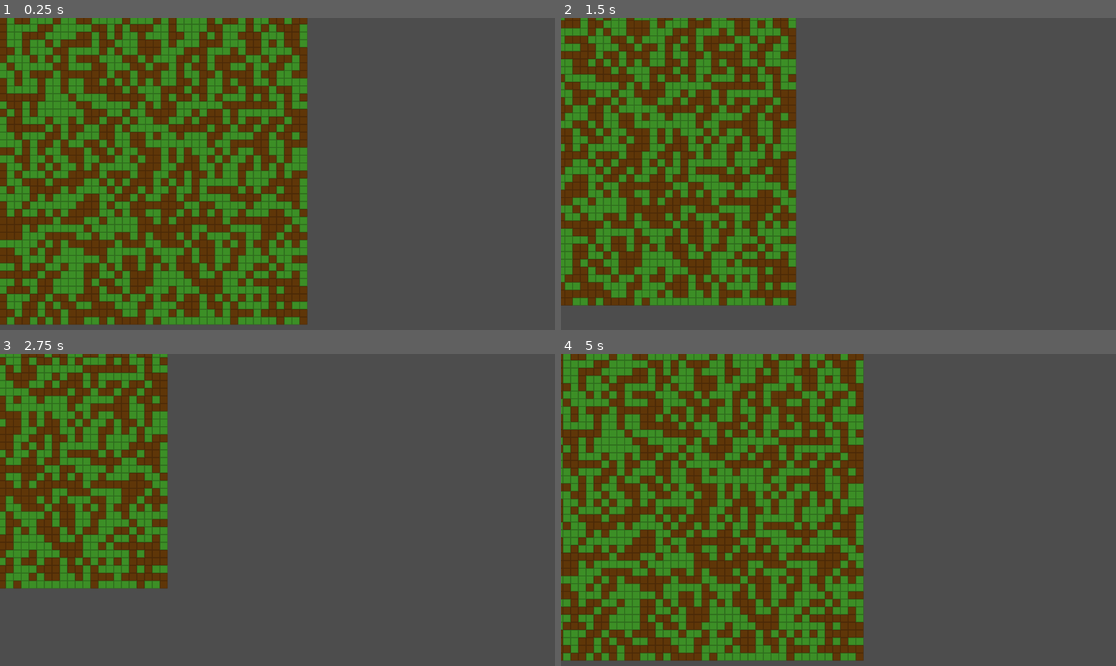
Above: before the commit, frames 1-4 (two rows, left to right).
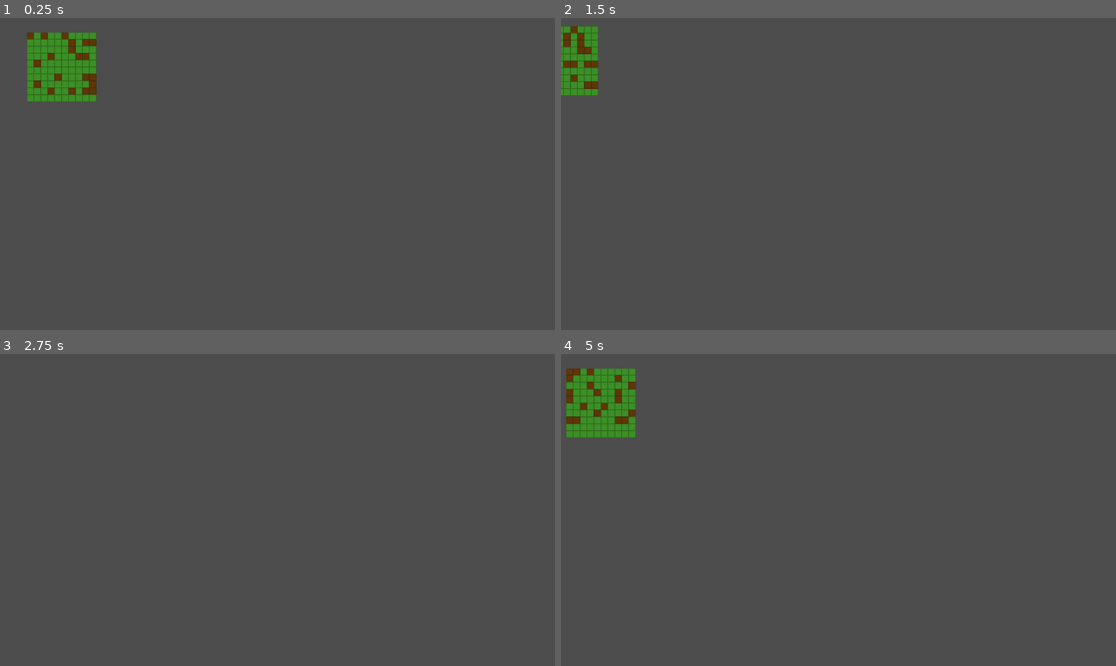
Above: after the commit, the same moments.

Repository: notfennecks/Godot2DProceduralGeneration
Game: Godot game, scene res://main.tscn
Two runs of this game, one before a commit and one after it. Both use one fixed random seed, a clock stepped at 60 frames per second and the inputs below. Before the commit the project has no main scene; this scene is started directly in both runs.
Inputs:
- Up to frame 1 (0.25 s): no input
- Up to frame 2 (1.5 s): hold Right (ui_right) 0.53-1.28 s; hold Down (ui_down) from 1.28 s (still down)
- Up to frame 3 (2.75 s): release Down (ui_down) at 2.03 s; hold Right (ui_right) from 2.03 s (still down)
- Up to frame 4 (5 s): release Right (ui_right) at 2.78 s; hold Up (ui_up) 2.78-3.53 s; hold Left (ui_left) from 3.53 s (still down)

The runs differ from the first frame. In frame 1, 53% of the frame differs, in the area x 0-56%, y 0-99%; in frame 2, 39%; in frame 3, 23%; in frame 4, 53%.

Commit message:
Added video file

Diff:
--- a/GodotFinalProject/DisplayMap.gd
+++ b/GodotFinalProject/DisplayMap.gd
@@ -1,33 +1,25 @@
 extends TileMap
 
 func _ready():
-	randomize()
-	var map: Array = []
-	for y in range(40):
-		var row: Array = []
-		for x in range(40):
-			row.append(randi() % 2)
-		map.append(row)
-	update_tilemap(map)
+	pass
 
 # Update the TileMap based on the individual's map
 func update_tilemap(individual: Array):
 	print("Updating tilemap...")
-	for y in range(40):
-		for x in range(40):
+	for y in range(individual.size()):
+		for x in range(individual[0].size()):
 			var tile_index = individual[y][x]
-			#Sets grass block
-			print("Setting: ", tile_index, " block at x: ", y, " y: ", x)
+			#print("Setting: ", tile_index, " block at x: ", x, " y: ", y) #Solely used for debugging set_cell()
 			match tile_index:
-				0: #Grass block
+				0: #Grass block (walkable)
 					set_cell(0, Vector2i(x, y), 0, Vector2i(0, 0))
-				1: #Dirt block
+				1: #Dirt block (wall)
 					set_cell(0, Vector2i(x, y), 0, Vector2i(1, 0))
-				3: #Water block
+				3: #Water block (walkable: slowed movement)
 					break
-				4: #Gravel block
+				4: #Gravel block (walkable: show main paths)
 					break
-				5: #Rock block
+				5: #Rock block (wall: decoration)
 					break
 				_:
 					#Nothing matches
--- a/GodotFinalProject/Main.gd
+++ b/GodotFinalProject/Main.gd
@@ -3,18 +3,22 @@
 #Assumes the player is a 1v1 object
 
 #Map dimensions
-var map_width := 40
-var map_height := 40
+var map_width := 10
+var map_height := 10
+
+@onready var tilemap: TileMap = $TileMap
 
 # Genetic algorithm parameters
-var population_size := 10
-var mutation_rate := 0.1
-var generations := 100
+var population_size := 15 #Number of individuals(maps) in each generation
+var mutation_rate := 0.3 #10% of the time
+var generations := 100 #Number of total generations
 var population := []
 
 func _ready():
+	randomize() #Seed random generator for different values each time
 	var generated_individual: Array = create_individual()
-	#Call update_tilemap() with the generated_individual
+	tilemap.update_tilemap(generated_individual)
+	generate() #Start the "natural selection" process
 
 # Generate a completely random individual (map)
 func create_individual() -> Array:
@@ -22,36 +26,262 @@
 	for y in range(map_height):
 		var row := []
 		for x in range(map_width):
-			row.append(randi() % 2)  # 0 for grass, 1 for dirt
+			var val = randi() % 6
+			if val > 0:
+				row.append(0)  # 0 for grass, 1 for dirt
+			else:
+				row.append(1)
 		individual.append(row)
 	return individual
 
 # Evaluate the fitness of an individual
 func fitness(individual: Array) -> float:
-	var dirt_count := 0
+	#Criteria for evaluting fitness:
+	var total_fitness: float
+
+	#Desnity of walls - 30% strength on end fitness score
+	var dirt_count: int = 0
 	for row in individual:
-		dirt_count += row.count(1)
-	#basically the percentage of dirt within the map (want to change)
-	return float(dirt_count) / float(map_width * map_height)
+		dirt_count += row.count(1)  # Counts the dirt walls
+	var dirt_density: float = dirt_count / pow(individual.size(), 2) #Percentage of dirt walls
+	var dirt_fitness: float = 1.0 - dirt_density # % of total dirt cells
+
+	#Connectivity: Maps with better paths between key points 70% strength on end fitness score
+	# Find a random walkable point along the edge of the map
+#	var start_point = find_random_edge_point(individual, 0)
+#
+#	# Find a random walkable point on the opposite edge of the map
+#	var end_point = find_random_opposite_edge_point(individual, 0, start_point)
+#
+#	# Calculate the distance between the two points using A*
+#	var distance = find_path(individual, start_point, end_point)
+#
+#	#Calculate fitness score for connectivity
+#	var distance_fitness: float
+#	var threshold_distance: float = sqrt(pow(map_width, 2) + pow(map_height, 2)) * 2
+#	var max_pos_distance: float = (map_width * map_height) - 1
+#	if distance == -1.0:
+#		distance_fitness = 0
+#	else:
+#		distance_fitness = max_pos_distance / distance
+#		if distance > threshold_distance: #We are traveling to far (not good)
+#			distance_fitness /= 2
+#
+#	# Return a fitness value based on the distance
+#	total_fitness = (dirt_fitness * 0.3) + (distance_fitness * 0.7)
+
+	return dirt_fitness
+
+# A* pathfinding algorithm for finding distance between two points on the map using a 2D array
+func find_path(map: Array, start: Vector2, end: Vector2) -> float:
+	var open_set: Array = [start]
+	var came_from: Dictionary = {}
+	var g_score: Dictionary = {start: 0}
+	var f_score: Dictionary = {start: start.distance_to(end)}
+
+	while open_set.size() > 0:
+		var current: Vector2 = get_lowest_f_score(open_set, f_score)
+		if current == end:
+			return g_score[current]
+
+		open_set.erase(current)
+
+		for neighbor in get_neighbors(current, map):
+			var tentative_g_score = g_score.get(current, float("inf")) + current.distance_to(neighbor)
+			if tentative_g_score < g_score.get(neighbor, float("inf")):
+				came_from[neighbor] = current
+				g_score[neighbor] = tentative_g_score
+				f_score[neighbor] = tentative_g_score + neighbor.distance_to(end)
+
+				if not open_set.has(neighbor):
+					open_set.append(neighbor)
+
+	return -1.0  # Path not found
+
+# Helper function to get the neighbor points
+func get_neighbors(point: Vector2, map: Array) -> Array:
+	var neighbors: Array = []
+	var directions: Array = [Vector2(1, 0), Vector2(-1, 0), Vector2(0, 1), Vector2(0, -1)]
+
+	for dir in directions:
+		var neighbor = point + dir
+		if is_valid(neighbor, map):
+			neighbors.append(neighbor)
+
+	return neighbors
+
+# Helper function to check if a point is valid on the map
+func is_valid(point: Vector2, map: Array) -> bool:
+	return point.x >= 0 and point.x < map[0].size() and point.y >= 0 and point.y < map.size()
+
+# Helper function to get the point with the lowest f_score
+func get_lowest_f_score(open_set: Array, f_score: Dictionary) -> Vector2:
+	var lowest_score = float("inf")
+	var lowest_point: Vector2
+
+	for point in open_set:
+		if f_score[point] < lowest_score:
+			lowest_score = f_score[point]
+			lowest_point = point
+
+	return lowest_point
+
+func find_random_edge_point(map: Array, value: int) -> Vector2:
+	var edge_points: Array = []
+
+	for x in range(map[0].size()):
+		if map[0][x] == value:
+			edge_points.append(Vector2(x, 0))
+		if map[map.size() - 1][x] == value:
+			edge_points.append(Vector2(x, map.size() - 1))
+
+	for y in range(map.size()):
+		if map[y][0] == value:
+			edge_points.append(Vector2(0, y))
+		if map[y][map[0].size() - 1] == value:
+			edge_points.append(Vector2(map[0].size() - 1, y))
+
+	return edge_points[randi() % edge_points.size()]
+
+func find_random_opposite_edge_point(map: Array, value: int, start_point: Vector2) -> Vector2:
+	var opposite_edge_points: Array = []
+
+	for x in range(map[0].size()):
+		if map[0][x] == value and Vector2(x, 0) != start_point:
+			opposite_edge_points.append(Vector2(x, 0))
+		if map[map.size() - 1][x] == value and Vector2(x, map.size() - 1) != start_point:
+			opposite_edge_points.append(Vector2(x, map.size() - 1))
+
+	for y in range(map.size()):
+		if map[y][0] == value and Vector2(0, y) != start_point:
+			opposite_edge_points.append(Vector2(0, y))
+		if map[y][map[0].size() - 1] == value and Vector2(map[0].size() - 1, y) != start_point:
+			opposite_edge_points.append(Vector2(map[0].size() - 1, y))
+
+	return opposite_edge_points[randi() % opposite_edge_points.size()]
 
 # Select individuals for reproduction
 func selection(population: Array) -> Array:
-	# Your selection logic goes here
-	return population
+	print("Selecting individuals...")
+	var selected_population: Array = []
+	var total_fitness: float = 0.0
+
+	# Calculate the total fitness of the population
+	for individual in population:
+		total_fitness += fitness(individual)
+
+	# Select individuals based on their fitness (roulette wheel selection)
+	while selected_population.size() < population_size:
+		var random_value: float = randf() * total_fitness
+		var cumulative_fitness: float = 0.0
+
+		for individual in population:
+			cumulative_fitness += fitness(individual)
+			if cumulative_fitness >= random_value:
+				selected_population.append(individual)
+				break
+
+	return selected_population
 
 # Create new individuals through crossover
 func crossover(parent1: Array, parent2: Array) -> Array:
-	# Your crossover logic goes here
-	return [parent1, parent2]
-
-# Introduce small changes to an individual
+	print("Crossover...")
+	#Strategy 1: We pick a random array subset(region) of the parents that is (region_percentage % of total map) than swap those regions.
+	#Thus creating new offsprings
+#	var offspring: Array = []
+#	var region_percentage: float = 0.15
+#
+#	# Determine the size of the subset to be swapped (around 15% of the total size)
+#	var subset_size: int = int(map_height * map_width * region_percentage)
+#
+#	# Choose a random starting point for the subset in both parents
+#	var start_point_parent1: Vector2 = Vector2(randi() % (map_width - subset_size + 1), randi() % (map_height - subset_size + 1))
+#	var start_point_parent2: Vector2 = Vector2(randi() % (map_width - subset_size + 1), randi() % (map_height - subset_size + 1))
+#
+#	# Create offspring by swapping subsets between parents
+#	var child1: Array = parent1.duplicate(true)
+#	var child2: Array = parent2.duplicate(true)
+#
+#	for y in range(start_point_parent1.y, start_point_parent1.y + subset_size):
+#		for x in range(start_point_parent1.x, start_point_parent1.x + subset_size):
+#			child1[y][x] = parent2[y + start_point_parent2.y][x + start_point_parent2.x].copy()
+#
+#	for y in range(start_point_parent2.y, start_point_parent2.y + subset_size):
+#		for x in range(start_point_parent2.x, start_point_parent2.x + subset_size):
+#			child2[y][x] = parent1[y + start_point_parent1.y][x + start_point_parent1.x].copy()
+#
+#	offspring.append(child1)
+#	offspring.append(child2)
+
+#	var offspring: Array = []
+#	var child1: Array = parent1.duplicate(true)
+#	var child2: Array = parent2.duplicate(true)
+#
+#	# Select two random points in each array
+#	var point1_parent1: Vector2 = Vector2(randi_range(0, parent1[0].size() - 1), randi_range(0, parent1.size() - 1))
+#	var point2_parent1: Vector2 = Vector2(randi_range(0, parent1[0].size() - 1), randi_range(0, parent1.size() - 1))
+#
+#	var point1_parent2: Vector2 = Vector2(randi_range(0, parent2[0].size() - 1), randi_range(0, parent2.size() - 1))
+#	var point2_parent2: Vector2 = Vector2(randi_range(0, parent2[0].size() - 1), randi_range(0, parent2.size() - 1))
+#
+#	# Swap values at the selected points for child1
+#	var temp_value: int = child1[point1_parent1.y][point1_parent1.x]
+#	child1[point1_parent1.y][point1_parent1.x] = parent2[point1_parent2.y][point1_parent2.x]
+#	parent2[point1_parent2.y][point1_parent2.x] = temp_value
+#
+#	temp_value = child1[point2_parent1.y][point2_parent1.x]
+#	child1[point2_parent1.y][point2_parent1.x] = parent2[point2_parent2.y][point2_parent2.x]
+#	parent2[point2_parent2.y][point2_parent2.x] = temp_value
+#
+#	# Swap values at the selected points for child2
+#	temp_value = child2[point1_parent2.y][point1_parent2.x]
+#	child2[point1_parent2.y][point1_parent2.x] = parent1[point1_parent1.y][point1_parent1.x]
+#	parent1[point1_parent1.y][point1_parent1.x] = temp_value
+#
+#	temp_value = child2[point2_parent2.y][point2_parent2.x]
+#	child2[point2_parent2.y][point2_parent2.x] = parent1[point2_parent1.y][point2_parent1.x]
+#	parent1[point2_parent1.y][point2_parent1.x] = temp_value
+
+	var offspring: Array = []
+	var child1: Array = parent1.duplicate(true)
+	var child2: Array = parent2.duplicate(true)
+
+	# Select two random rows in each array
+	var row1_parent1: int = randi_range(0, parent1.size() - 1)
+	var row2_parent1: int = randi_range(0, parent1.size() - 1)
+
+	var row1_parent2: int = randi_range(0, parent2.size() - 1)
+	var row2_parent2: int = randi_range(0, parent2.size() - 1)
+
+	# Swap entire rows for child1
+	child1[row1_parent1] = parent2[row1_parent2].duplicate(true)
+	child1[row2_parent1] = parent2[row2_parent2].duplicate(true)
+
+	# Swap entire rows for child2
+	child2[row1_parent2] = parent1[row1_parent1].duplicate(true)
+	child2[row2_parent2] = parent1[row2_parent1].duplicate(true)
+
+	offspring.append(child1)
+	offspring.append(child2)
+
+	return offspring
+
+#Introduce small changes to an individual to maintain diversity
 func mutate(individual: Array):
+	print("Mutating...")
+	#Strategy 1: Random cell changes based on mutate rate
+	#Each map cell has a (mutation_rate) % chance to "mutate" into another random value
 	for y in range(map_height):
 		for x in range(map_width):
 			if randf() < mutation_rate:
 				individual[y][x] = randi() % 2
+	#Strategy 2: Array mirroring
+	# Manually mirror the array horizontally
+	for i in range(individual.size()):
+		individual[i].reverse()
 
 func generate():
+	print("Generating...")
 	# Initialize the population
 	for x in range(population_size):
 		population.append(create_individual())
@@ -84,6 +314,8 @@
 		# Print the best individual's fitness in this generation
 		var best_fitness: float = fitness_scores.max()
 		print("Generation ", generation + 1, ", Best Fitness: ", best_fitness)
+		tilemap.update_tilemap(population[0])
+		await get_tree().create_timer(0.3).timeout
 
 	# The best individual in the final population represents the solution
 	var best_individual: Array = population[0]
--- a/GodotFinalProject/main.tscn
+++ b/GodotFinalProject/main.tscn
@@ -27,4 +27,6 @@
 
 [node name="MainCamera" type="Camera2D" parent="."]
 position = Vector2(578, 327)
+zoom = Vector2(0.9, 0.9)
+position_smoothing_enabled = true
 script = ExtResource("4_iv1eu")
--- a/GodotFinalProject/project.godot
+++ b/GodotFinalProject/project.godot
@@ -11,6 +11,7 @@
 [application]
 
 config/name="AIProceduralGeneration"
+run/main_scene="res://main.tscn"
 config/features=PackedStringArray("4.1", "GL Compatibility")
 config/icon="res://icon.svg"
 
Not shown, added: GAResults.mp4
Not shown, added: GodotFinalProject/mai4F43.tmp
Not shown, added: GodotFinalProject/mai6CEA.tmp
Not shown, added: GodotFinalProject/maiF818.tmp
